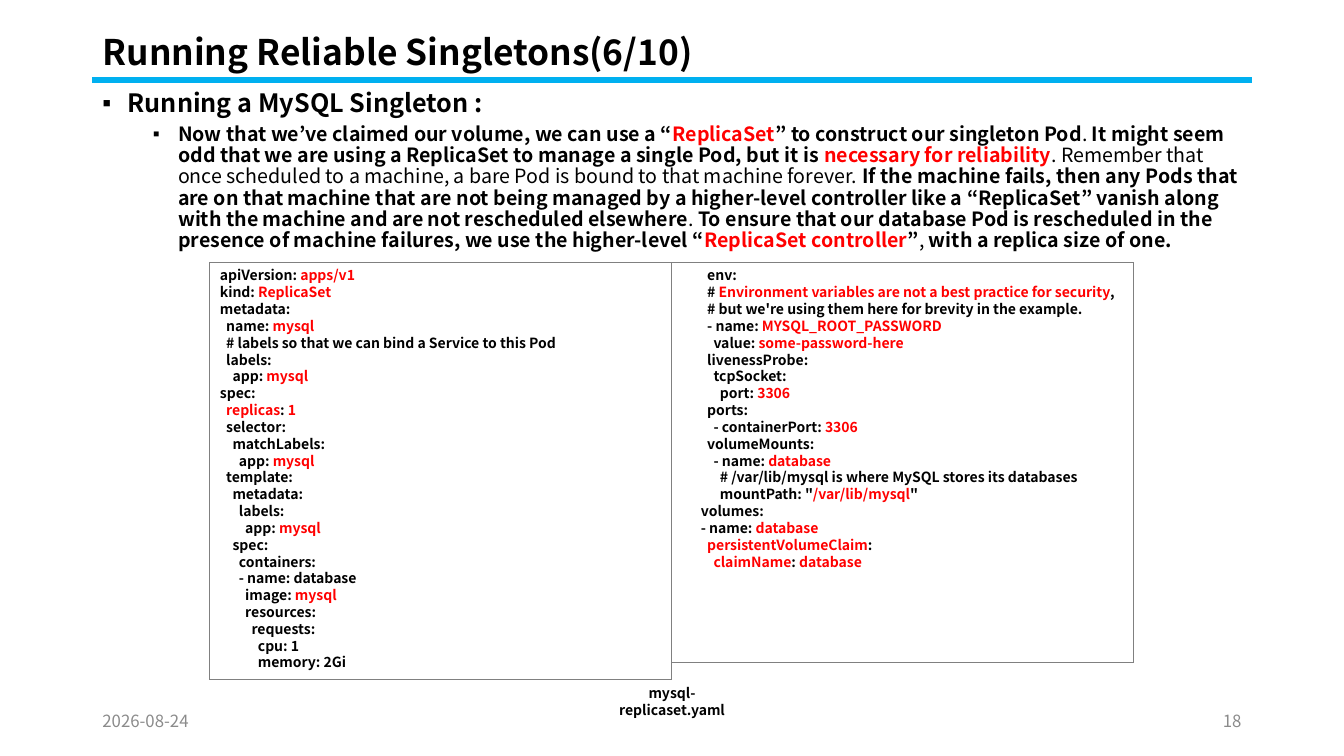
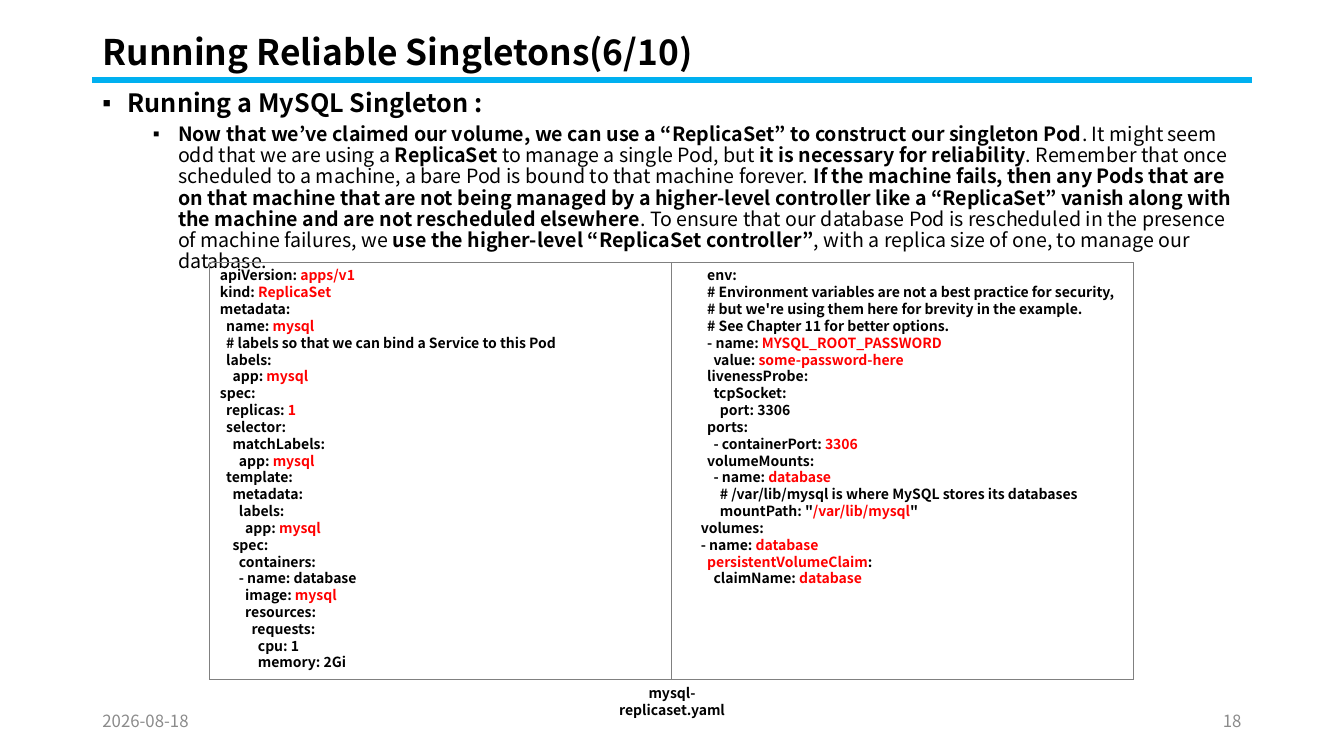
Before and after one commit to knix008/TestSimulator, a slide deck: slide 18 of Kubernetes/Kubernetes Part 05-2026.08.25.pptx. Drawn at 1344x756 pixels with LibreOffice and Linux fonts; fonts in the diff are those of the drawing. Boxes give left, top, right and bottom in pixels: in the first picture for what was removed or moved away, otherwise in the second. Text is boxed around its words. In the diff, an @@ line names an element or a change of style, - is before the commit and + after.

```diff
--- a/Kubernetes/Kubernetes Part 05-2026.08.25.pptx
+++ b/Kubernetes/Kubernetes Part 05-2026.08.25.pptx
@@ text at box(178, 125, 1232, 274): text changed @@
-  ▪ Now that we’ve claimed our volume, we can use a “ReplicaSet” to construct our singleton Pod. It might seem odd that we are using a ReplicaSet to manage a single Pod, but it is necessary for reliability. Remember that once scheduled to a machine, a bare Pod is bound to that machine forever. If the machine fails, then any Pods that are on that machine that are not being managed by a higher-level controller like a “ReplicaSet” vanish along with the machine and are not rescheduled elsewhere. To ensure that our database Pod is rescheduled in the presence of machine failures, we use the higher-level “ReplicaSet controller”, with a replica size of one.
+  ▪ Now that we’ve claimed our volume, we can use a “ReplicaSet” to construct our singleton Pod. It might seem odd that we are using a ReplicaSet to manage a single Pod, but it is necessary for reliability. Remember that once scheduled to a machine, a bare Pod is bound to that machine forever. If the machine fails, then any Pods that are on that machine that are not being managed by a higher-level controller like a “ReplicaSet” vanish along with the machine and are not rescheduled elsewhere. To ensure that our database Pod is rescheduled in the presence of machine failures, we use the higher-level “ReplicaSet controller”, with a replica size of one, to manage our database.
@@ rectangle "env:": place and size @@
-rectangle "env:" at box(673, 262, 1134, 662)
+rectangle "env:" at box(673, 262, 1134, 680)
@@ text in rectangle at box(714, 285, 1114, 583): text colour #FF0000 to #000000 in "Environment variables are not a best practice ...", "3306", "claimName:" @@
@@ text in rectangle at box(719, 317, 950, 334): paragraph added @@
+# See Chapter 11 for better options.
@@ text in rectangle at box(226, 403, 296, 418): text colour #FF0000 to #000000 in "replicas:" @@
@@ text at box(102, 714, 188, 727): text changed @@
-2026-08-24
+2026-08-18
```
Also in this commit, not shown: 101 other slides changed, 17 other files.
